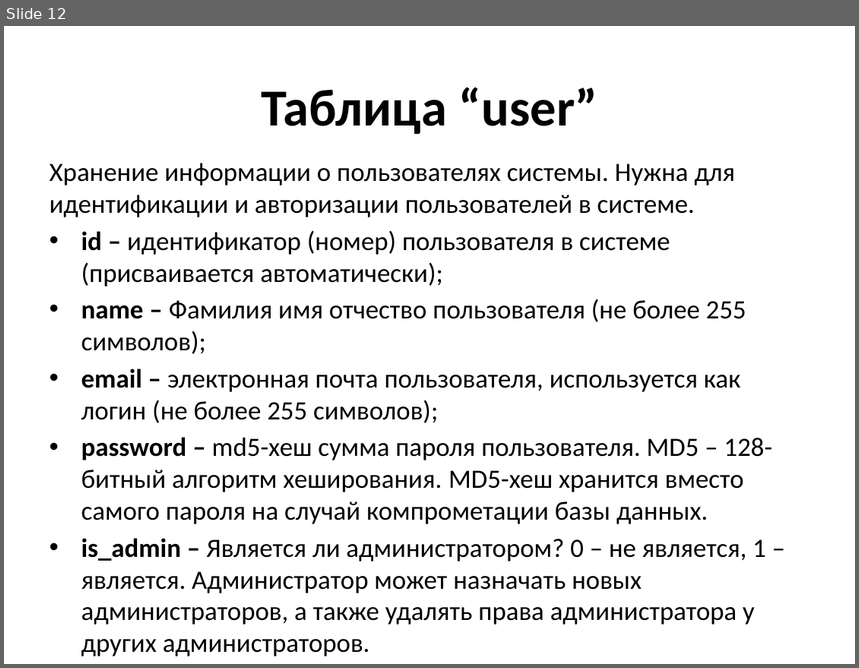
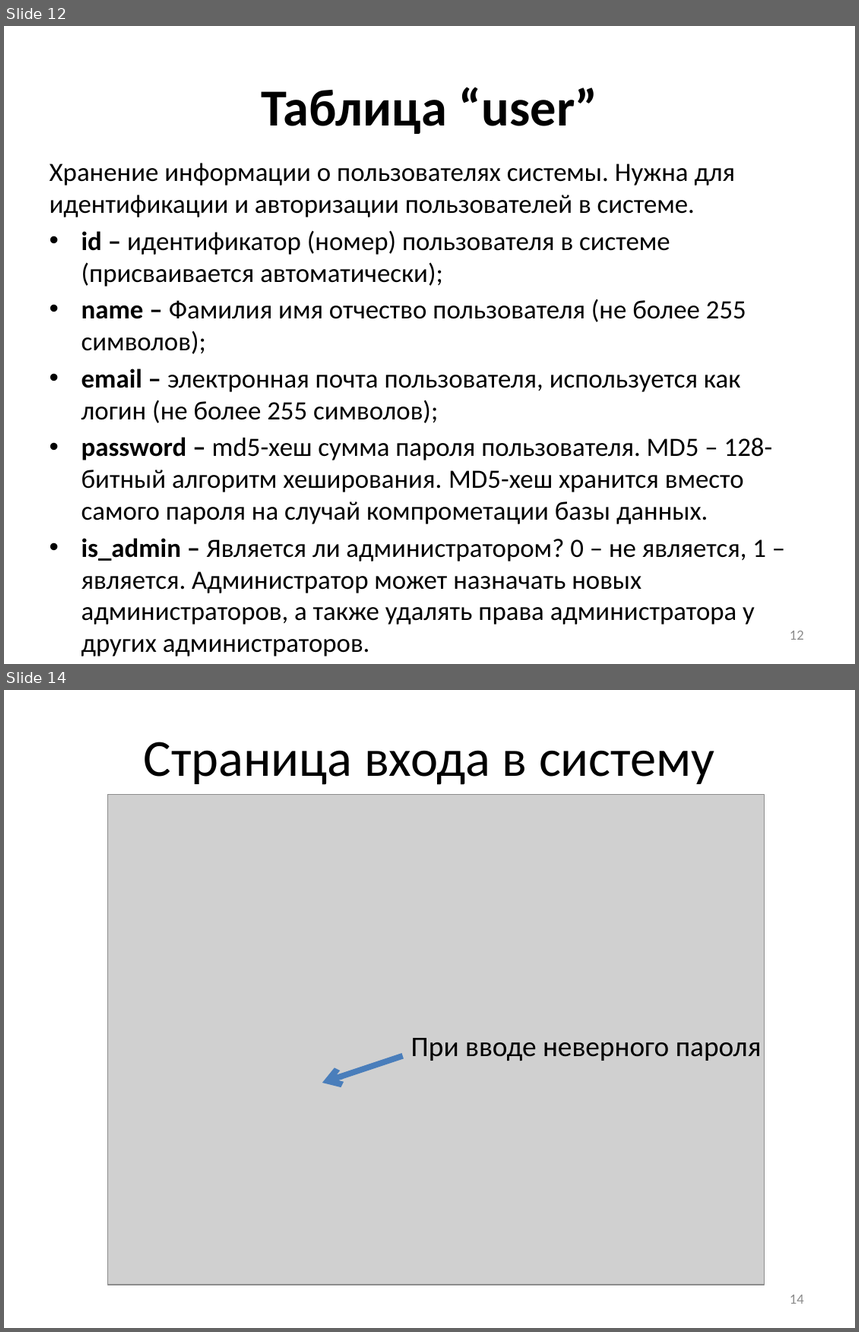
Before and after one commit to stden/diplomx, a slide deck: Кудрявцев Иван Владиславович/Презентация к диплому.pptx. Shown one above the other, each under a label of ours: slide 12 before the commit, slides 12 and 14 after it; the slides between them are not shown. The pictures are 859x668 and 859x1332 pixels, drawn with LibreOffice and Linux fonts; fonts in the diff are those of the drawing; grey boxes stand for pictures. Boxes give left, top, right and bottom in pixels: in the first picture for what was removed or moved away, otherwise in the second. Text is boxed around its words. In the diff, an @@ line names an element or a change of style, - is before the commit and + after.

```diff
--- a/Кудрявцев Иван Владиславович/Презентация к диплому.pptx
+++ b/Кудрявцев Иван Владиславович/Презентация к диплому.pptx
@@ slide 14 added at [4,690,855,1328], background #FFFFFF @@
@@ title added at [144,742,715,785], 44 pt, text #000000 @@
+Страница входа в систему
@@ picture added at [108,795,765,1285] @@
@@ text added at [411,1038,762,1061], 24 pt, text #000000 @@
+При вводе неверного пароля
@@ arrow added from (403, 1056) to (322, 1083), #4B7EBC 5 pt @@
@@ page number added at [790,1295,804,1304], 12 pt, text #8C8C8C @@
+14
@@ slide 12 changed as well @@
@@ page number added at [790,631,804,640], 12 pt, text #8C8C8C @@
+12
```
Also in this commit, not shown: 15 other slides changed, 2 other slides added, 2 other files.
